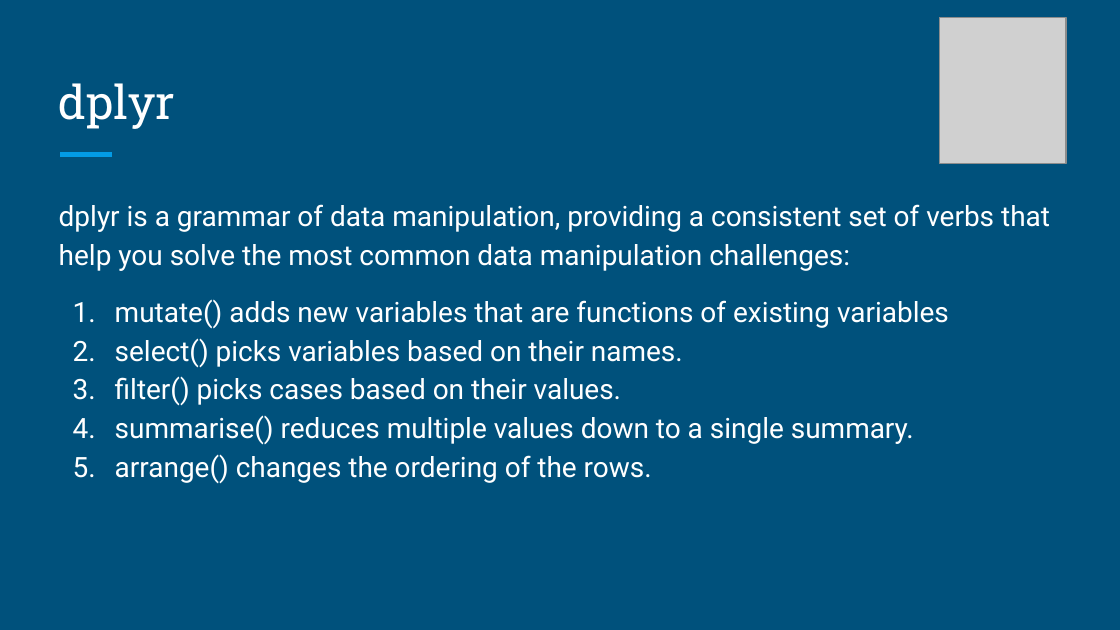
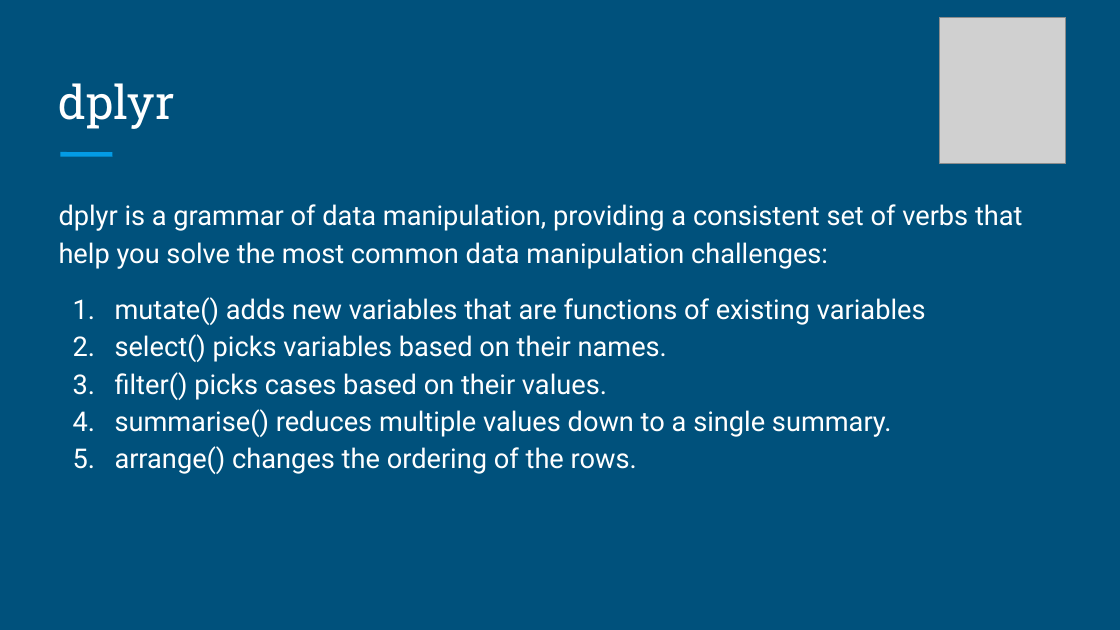
Before and after one commit to brandonyph/APB-Workshop-DataAnalyticsEssentials, a slide deck: slide 5 of Week4-Data-Import-and-Transformation/Week 4-Data Transformation.pptx (slide 6 before the commit). Drawn at 1120x630 pixels with LibreOffice and Linux fonts; fonts in the diff are those of the drawing; grey boxes stand for pictures. Boxes give left, top, right and bottom in pixels: in the first picture for what was removed or moved away, otherwise in the second. Text is boxed around its words. In the diff, an @@ line names an element or a change of style, - is before the commit and + after.

```diff
--- a/Week4-Data-Import-and-Transformation/Week 4-Data Transformation.pptx
+++ b/Week4-Data-Import-and-Transformation/Week 4-Data Transformation.pptx
@@ text "dplyr is a grammar of ..." at [59, 204, 1023, 474]: size 18 to 17.5 pt; indent changed @@
```
Also in this commit, not shown: 11 other slides changed, 1 slide removed, 1 other file.
